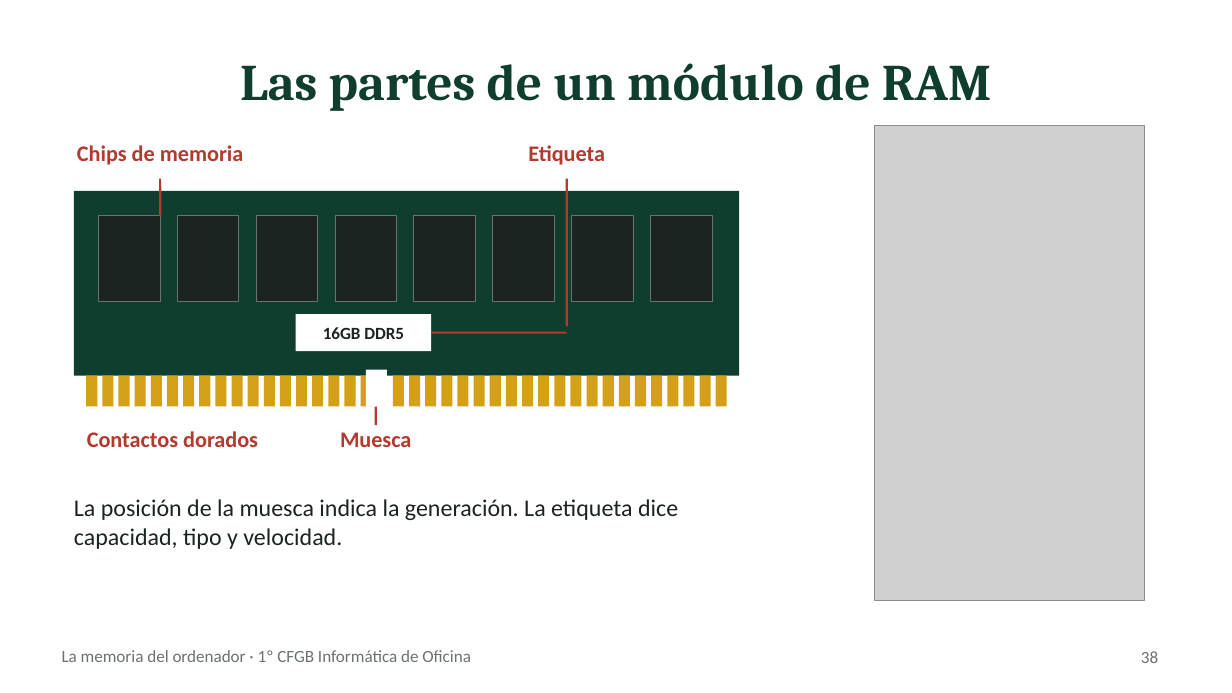
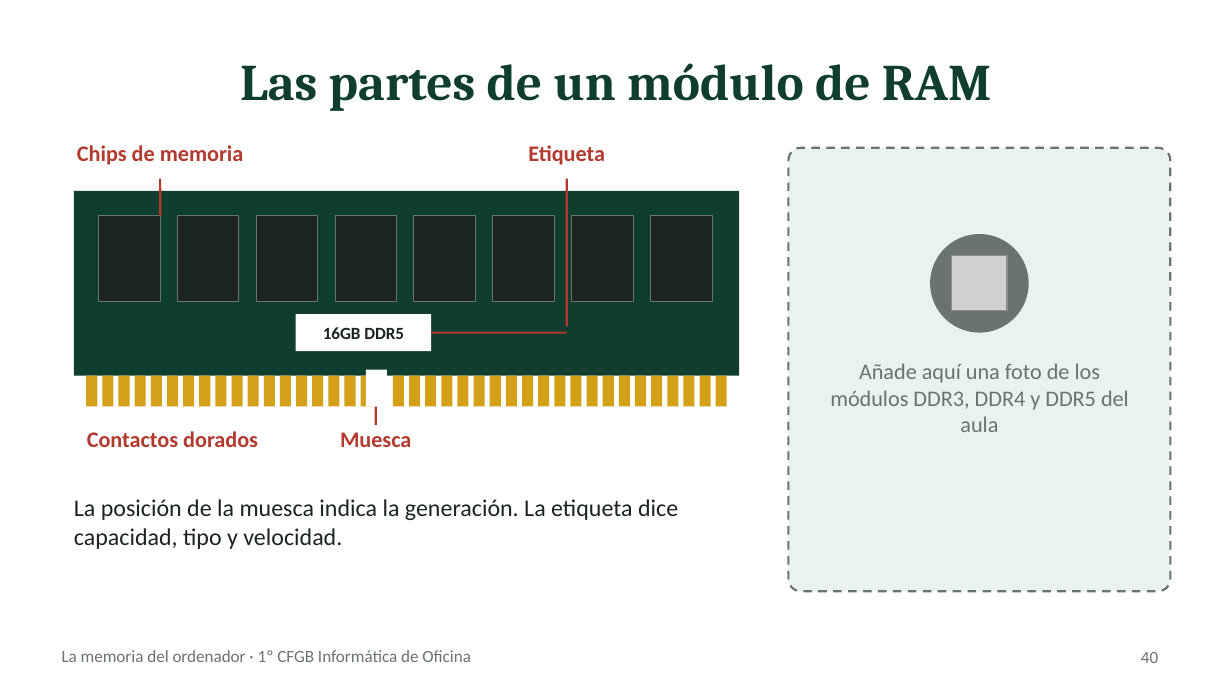
Before and after one commit to fpriesan-web/fpriesan-web.github.io, a slide deck: slide 40 of apuntes/1cfgb-montaje-mantenimiento/tema-3/la-memoria/La_memoria_del_ordenador.pptx (slide 38 before the commit). Drawn at 1232x693 pixels with LibreOffice and Linux fonts; fonts in the diff are those of the drawing; grey boxes stand for pictures. Boxes give left, top, right and bottom in pixels: in the first picture for what was removed or moved away, otherwise in the second. Text is boxed around its words. In the diff, an @@ line names an element or a change of style, - is before the commit and + after.

```diff
--- a/apuntes/1cfgb-montaje-mantenimiento/tema-3/la-memoria/La_memoria_del_ordenador.pptx
+++ b/apuntes/1cfgb-montaje-mantenimiento/tema-3/la-memoria/La_memoria_del_ordenador.pptx
@@ rounded rectangle added at bbox=[788, 148, 1170, 591], fill #EAF2ED, outline #6B736F 1.25 pt dashed @@
@@ picture removed at bbox=[875, 126, 1145, 601] @@
@@ ellipse added at bbox=[930, 234, 1029, 333], fill #6B736F @@
@@ picture added at bbox=[952, 256, 1008, 312] @@
@@ text added at bbox=[830, 363, 1129, 432], 13 pt, text #6B736F @@
+Añade aquí una foto de los módulos DDR3, DDR4 y DDR5 del aula
@@ page number at bbox=[1141, 652, 1158, 663]: text changed @@
-38
+40
```
Also in this commit, not shown: 10 other slides changed, 5 slides added, 13 slides removed, 1 other file.
